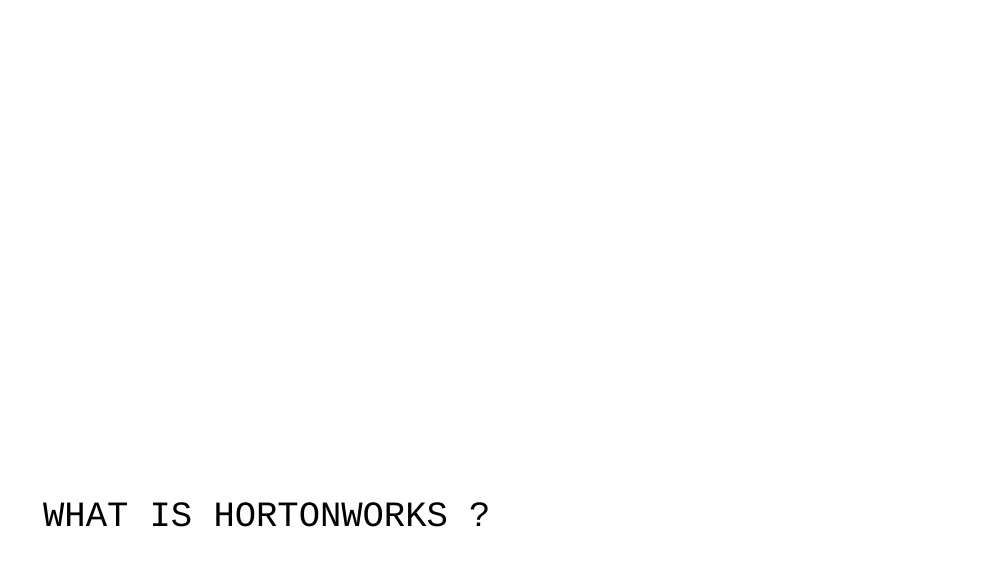
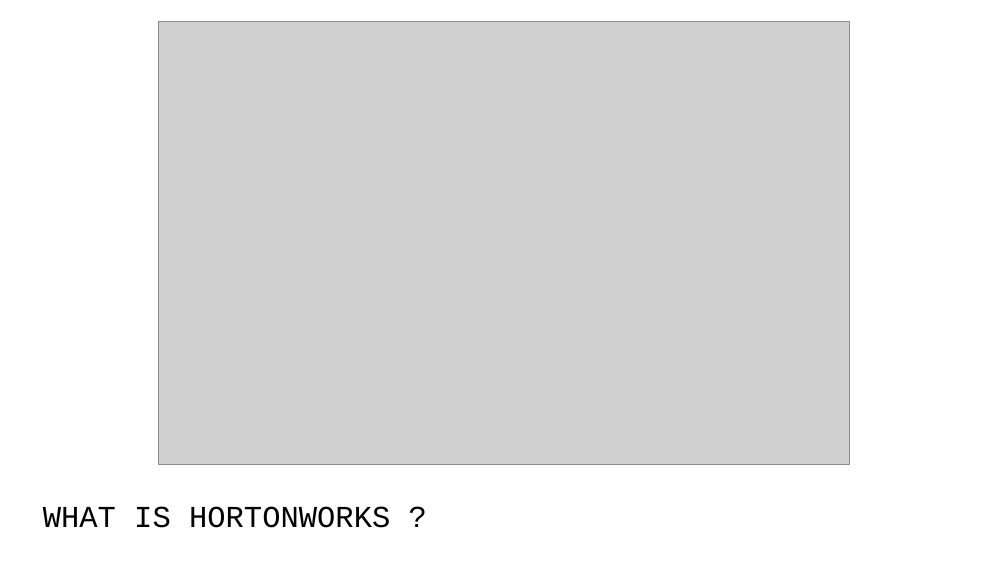
Before and after one commit to Nathanlauga/aws-hdp3.1.4-cluster, a slide deck: slide 3 of presentation.odp (slide 2 before the commit). Drawn at 1008x567 pixels with LibreOffice and Linux fonts; fonts in the diff are those of the drawing; grey boxes stand for pictures. Boxes give left, top, right and bottom in pixels: in the first picture for what was removed or moved away, otherwise in the second. Text is boxed around its words. In the diff, an @@ line names an element or a change of style, - is before the commit and + after.

```diff
--- a/presentation.odp
+++ b/presentation.odp
@@ picture added at (x1=158, y1=22, x2=850, y2=466) @@
@@ title "WHAT IS HORTONWORKS ?" at (x1=43, y1=506, x2=390, y2=528): size 28 to 24 pt @@
```
Also in this commit, not shown: 1 other slide changed, 13 slides added, 10 other files.
